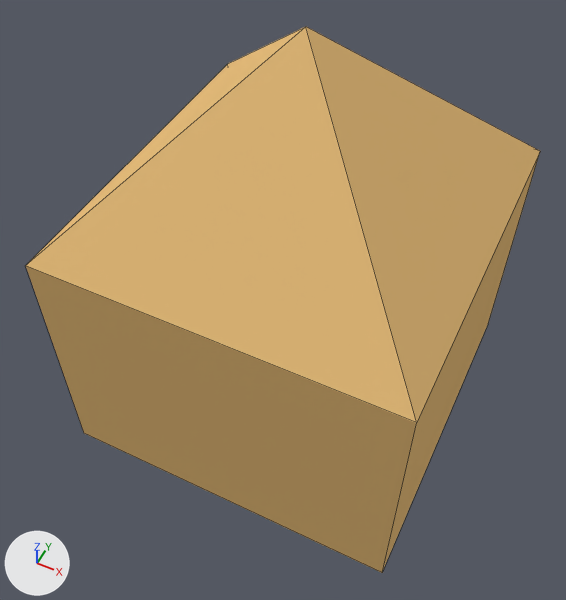
The Blender file Art/Models/wood_house.blend, before and after one commit.
One viewpoint serves both versions: a 50 mm camera at (1.3, -2.82, 4.22) aimed at (0.02, -0.27, 1.03). The lights are fixed; the arrows at lower left show +X, +Y and +Z. Mesh edges are drawn as thin lines.

Script lines for the objects in view, before the commit:
```python
me_cube = bpy.data.meshes.new('Cube')
me_cube.from_pydata(...)  # 13 vertices, 13 faces; spans x -1.0..1.0, y -1.0..1.0, z -1.0..1.5
me_cube.materials.append(mat_material_001)  # beige #e7be7b
# before: 8 (1.0, 1.0, 0.5) at pixel (540, 151), 9 (1.0, -1.0, 0.5) at pixel (416, 422), 10 (-1.0, -1.0, 0.5) at pixel (25, 265), 11 (-1.0, 1.0, 0.5) at pixel (227, 63), 12 (0.0, 0.0, 1.5) at pixel (305, 26)
ob_cube = bpy.data.objects.new('Cube', me_cube)
ob_cube.location = (0.0, 0.0, 1.0)
```
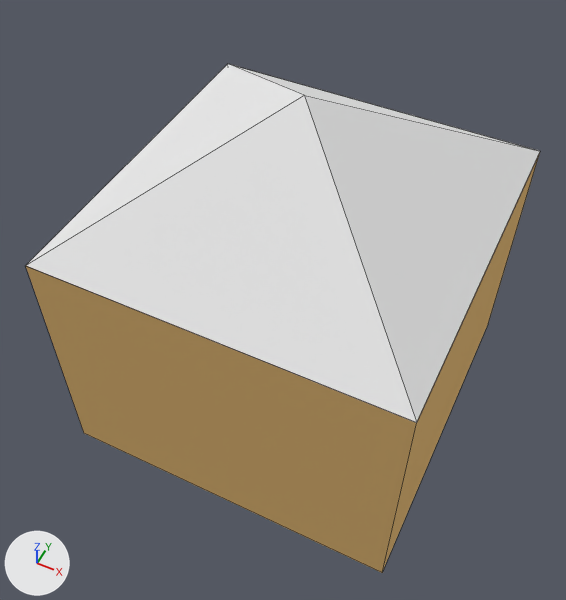
Edits to the bpy script that builds the scene:
```text
Add mat_material:
    mat_material = diffuse_material('Material')
    mat_material.base_color = (0.8, 0.8, 0.8)  # white #e7e7e7
Change me_cube:
    where me_cube.from_pydata(...)  # 13 vertices, 13 faces; spans x -1.0..1.0, y -1.0..1.0, z -1.0..1.5
    used by ob_cube; location = (0.0, 0.0, 1.0)
    verts and faces of me_cube; kept vertices keep their numbers, new ones are numbered from 13
    me_cube part 1
    add delete_vertices([12])  # with the faces that use them
    add faces += [(8, 11, 10, 9)]
Add me_cube_001:
    me_cube_001.from_pydata([(-1.0, -1.0, -1.0), (0.0, 0.0, 0.32), (-1.0, 1.0, -1.0), (1.0, -1.0, -1.0), (1.0, 1.0, -1.0)], [], [(0, 1, 2), (2, 1, 4), (4, 1, 3), (3, 1, 0), (2, 4, 3, 0)])
    me_cube_001.materials.append(mat_material)  # white #e7e7e7
Add ob_cube_001:
    ob_cube_001 = bpy.data.objects.new('Cube.001', me_cube_001)
    ob_cube_001.location = (0.0, 0.0, 2.0)
    ob_cube_001.scale = (1.0, 1.0, 0.5)
```

Pixel boxes [x1, y1, x2, y2] of what changed, in the pictures (566 x 600 px):
'Cube', reshaped
    before: [26, 27, 540, 573]
    after: [26, 153, 540, 573]
'Cube.001', added
    after: [26, 64, 540, 423]
part 1 of me_cube, cut back
    before: [26, 27, 540, 423]
